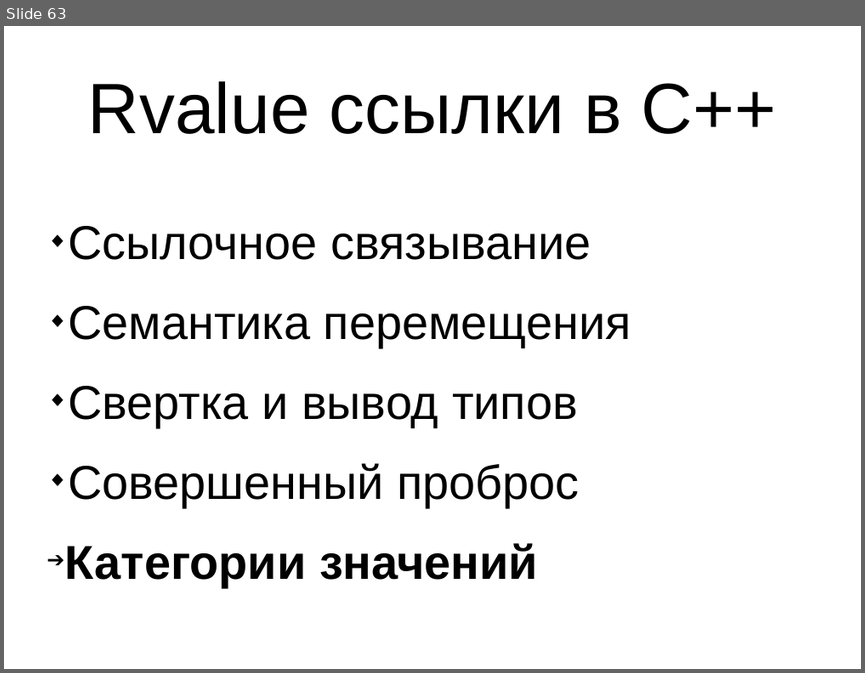
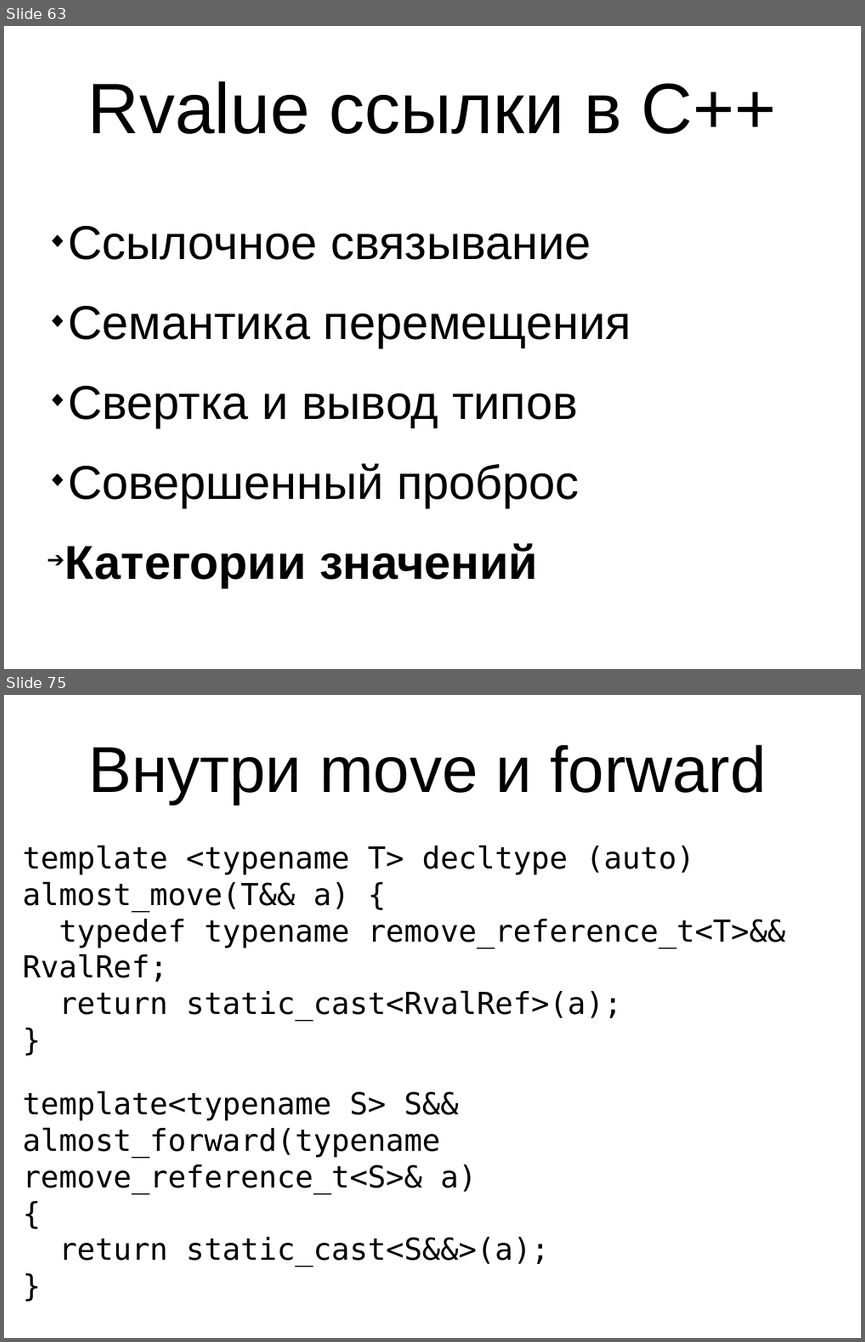
Before and after one commit to MIPT-ILab/cpp-lects-rus, a slide deck: slides/lec1-9-rvalues.odp. Shown one above the other, each under a label of ours: slide 63 before the commit, slides 63 and 75 after it; the slides between them are not shown. The pictures are 865x673 and 865x1342 pixels, drawn with LibreOffice and Linux fonts; fonts in the diff are those of the drawing. Boxes give left, top, right and bottom in pixels: in the first picture for what was removed or moved away, otherwise in the second. Text is boxed around its words. In the diff, an @@ line names an element or a change of style, - is before the commit and + after.

```diff
--- a/slides/lec1-9-rvalues.odp
+++ b/slides/lec1-9-rvalues.odp
@@ slide 75 added at (x1=4, y1=695, x2=861, y2=1338), background #FFFFFF @@
@@ title added at (x1=89, y1=744, x2=766, y2=805), 60 pt, text #000000 @@
+Внутри move и forward
@@ text added at (x1=23, y1=845, x2=786, y2=1266), 28 pt, text #000000 @@
+template <typename T> decltype (auto)
+almost_move(T&& a) {
+typedef typename remove_reference_t<T>&& RvalRef;
+return static_cast<RvalRef>(a);
+}
+template<typename S> S&&
+almost_forward(typename remove_reference_t<S>& a)
+{
+return static_cast<S&&>(a);
+}
```
Also in this commit, not shown: 1 slide changed, 11 other slides added.
